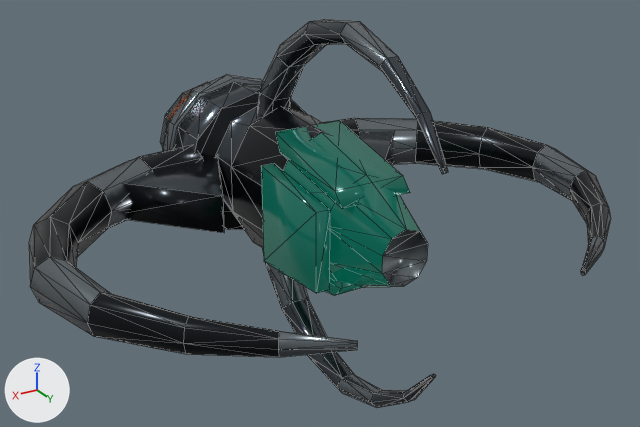
Before and after pictures for a commit that changed the Blender file DRONE_v2.blend.
The view is the same before and after, from a 50 mm lens placed at (0.523, 0.892, 0.423), pointed at (-0.004, 0.014, -0.017). Every picture has the same lights, and +X, +Y and +Z are marked at lower left. The first picture is the older version. Mesh edges are drawn as thin lines.

Script lines for the objects in view, before the commit:
```python
me_drone_v2_mesh = bpy.data.meshes.new('DRONE_v2_Mesh')
me_drone_v2_mesh.from_pydata(...)  # 470 vertices, 876 faces; spans x -0.364..0.364, y -0.318..0.324, z -0.235..0.235
me_drone_v2_mesh.polygons.foreach_set('use_smooth', [True] * 876)
# faces by material slot: [278, 208, 216, 76, 98]
me_drone_v2_mesh.materials.append(mat_killer_nero_corazzato)  # black #1d2124
me_drone_v2_mesh.materials.append(mat_killer_metallo_canna_di_fucile)  # dark grey #4d555b
me_drone_v2_mesh.materials.append(mat_killer_bordi_consumati)  # grey #798186
me_drone_v2_mesh.materials.append(mat_killer_vetro_cockpit)  # dark cyan #1d4d48
me_drone_v2_mesh.materials.append(mat_killer_energia_arancione)  # brown #99350d, glowing orange #ff4d12
# before: 30 (0.0, 0.122, -0.071) at pixel (363, 287), 31 (0.034, 0.122, -0.058), 32 (0.056, 0.122, -0.022), 33 (0.056, 0.122, 0.022), 34 (0.034, 0.122, 0.058)
# before: 35 (0.0, 0.122, 0.071) at pixel (366, 174), 36 (-0.034, 0.122, 0.058), 37 (-0.056, 0.122, 0.022) at pixel (405, 205), 38 (-0.056, 0.122, -0.022), 39 (-0.034, 0.122, -0.058)
# before: 40 (0.0, 0.2, -0.034) at pixel (403, 286), 41 (0.018, 0.2, -0.028) at pixel (390, 285), 42 (0.03, 0.2, -0.011) at pixel (382, 273), 43 (0.03, 0.2, 0.011) at pixel (382, 255), 44 (0.018, 0.2, 0.028) at pixel (392, 238)
# before: 45 (0.0, 0.2, 0.034) at pixel (406, 229), 46 (-0.018, 0.2, 0.028) at pixel (419, 231), 47 (-0.03, 0.2, 0.011) at pixel (427, 243), 48 (-0.03, 0.2, -0.011) at pixel (426, 260), 49 (-0.018, 0.2, -0.028) at pixel (417, 277)
ob_drone_v2 = bpy.data.objects.new('DRONE_v2', me_drone_v2_mesh)
ob_drone_v2.location = (0.0, 0.0, 0.0)
```
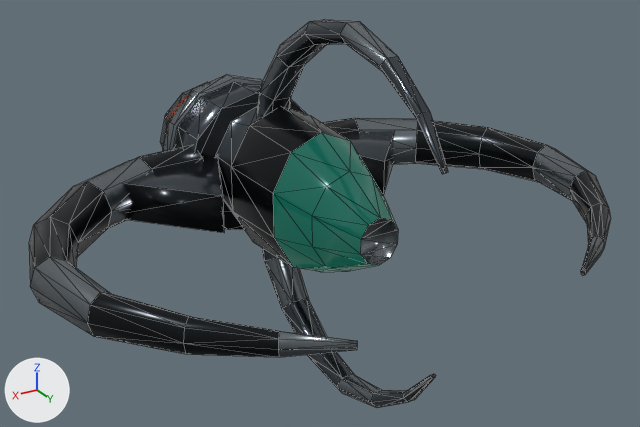
Where the change shows, as pixel boxes [x1, y1, x2, y2] in the pictures (640 x 427 px; the box of a moved part takes in the faces that stretch with it):
part 1 of me_drone_v2_mesh, deleted (dark cyan): before [261, 163, 330, 293]
part 2 of me_drone_v2_mesh, deleted (dark cyan): before [275, 120, 410, 209]
part 3 of me_drone_v2_mesh, deleted: before [278, 271, 363, 295]
part 4 of me_drone_v2_mesh, moved or reshaped: before [283, 132, 428, 287]; after [273, 132, 398, 272]

What the commit changed:
me_drone_v2_mesh is used by ob_drone_v2; location (0.0, 0.0, 0.0).
Verts and faces of me_drone_v2_mesh; kept vertices keep their numbers, new ones are numbered from 470.
me_drone_v2_mesh had 470 vertices, 876 faces and spanned x -0.364..0.364, y -0.318..0.324, z -0.235..0.235.
me_drone_v2_mesh now has 446 vertices, 840 faces and spans x -0.364..0.364, y -0.318..0.324, z -0.235..0.235.
me_drone_v2_mesh part 1: the loose piece of 8 vertices spanning x 0.059..0.077, y 0.015..0.141, z -0.062..0.062 is deleted.
me_drone_v2_mesh part 2: the loose piece of 8 vertices spanning x -0.044..0.047, y -0.005..0.146, z 0.049..0.094 is deleted.
me_drone_v2_mesh part 3: the loose piece of 8 vertices spanning x -0.044..0.047, y -0.005..0.146, z -0.094..-0.049 is deleted.
Part 4, on me_drone_v2_mesh:
Vertex 30 moves to (0.0, 0.088, -0.064), pixel (348, 271).
Vertex 31 moves to (0.031, 0.088, -0.052), pixel (326, 267).
Vertex 32 moves to (0.05, 0.088, -0.02), pixel (312, 246).
Vertex 33 moves to (0.05, 0.088, 0.02), pixel (312, 215).
Vertex 34 moves to (0.031, 0.088, 0.052), pixel (326, 186).
Vertex 35 moves to (0.0, 0.088, 0.064), pixel (349, 171).
Vertex 36 moves to (-0.031, 0.088, 0.052), pixel (371, 176).
Vertex 37 moves to (-0.05, 0.088, 0.02), pixel (384, 198).
Vertex 38 moves to (-0.05, 0.088, -0.02).
Vertex 39 moves to (-0.031, 0.088, -0.052).
Vertex 40 moves to (0.0, 0.151, -0.029), pixel (378, 265).
Vertex 41 moves to (0.015, 0.151, -0.024), pixel (367, 263).
Vertex 42 moves to (0.025, 0.151, -0.009), pixel (360, 254).
Vertex 43 moves to (0.025, 0.151, 0.009), pixel (361, 239).
Vertex 44 moves to (0.015, 0.151, 0.024), pixel (368, 225).
Vertex 45 moves to (0.0, 0.151, 0.029), pixel (380, 217).
Vertex 46 moves to (-0.015, 0.151, 0.024), pixel (391, 219).
Vertex 47 moves to (-0.025, 0.151, 0.009), pixel (398, 229).
Vertex 48 moves to (-0.025, 0.151, -0.009), pixel (397, 244).
Vertex 49 moves to (-0.015, 0.151, -0.024), pixel (390, 257).
